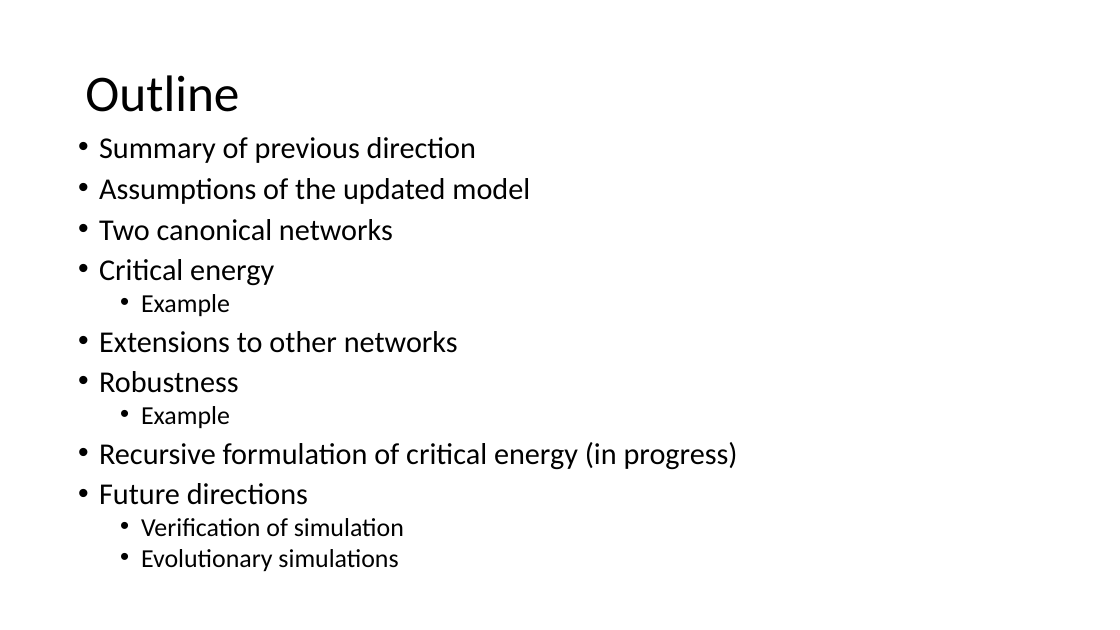
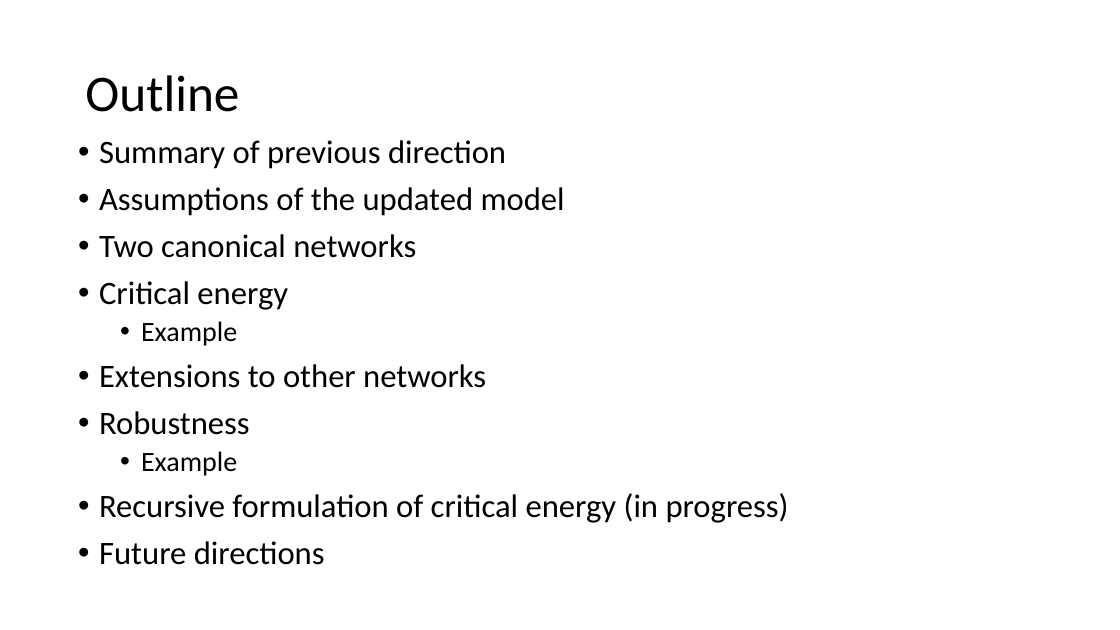
Before and after one commit to fpancald/Final-POL, a slide deck: slide 2 of FinalPPT.pptx. Drawn at 1120x630 pixels with LibreOffice and Linux fonts; fonts in the diff are those of the drawing. Boxes give left, top, right and bottom in pixels: in the first picture for what was removed or moved away, otherwise in the second. Text is boxed around its words. In the diff, an @@ line names an element or a change of style, - is before the commit and + after.

```diff
--- a/FinalPPT.pptx
+++ b/FinalPPT.pptx
@@ text "Summary of previous direction" at box(99, 140, 789, 565): size 25.9 to 28 pt; size 22.2 to 24 pt in "Example", "Example"; line spacing 0.8 to 0.9 @@
@@ text at box(141, 518, 404, 572): paragraphs removed @@
-  • Verification of simulation
-  • Evolutionary simulations
```
Also in this commit, not shown: 1 other slide changed, 9 slides added, 6 slides removed, 1 other file.
